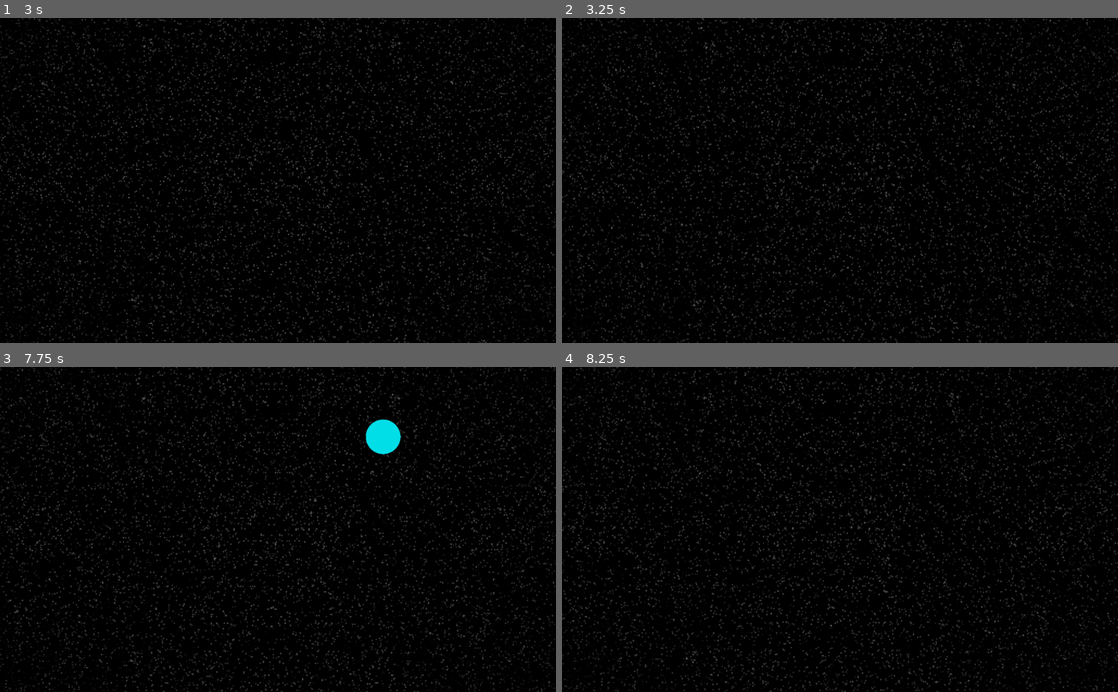
Above: before the commit, frames 1-4 (two rows, left to right).
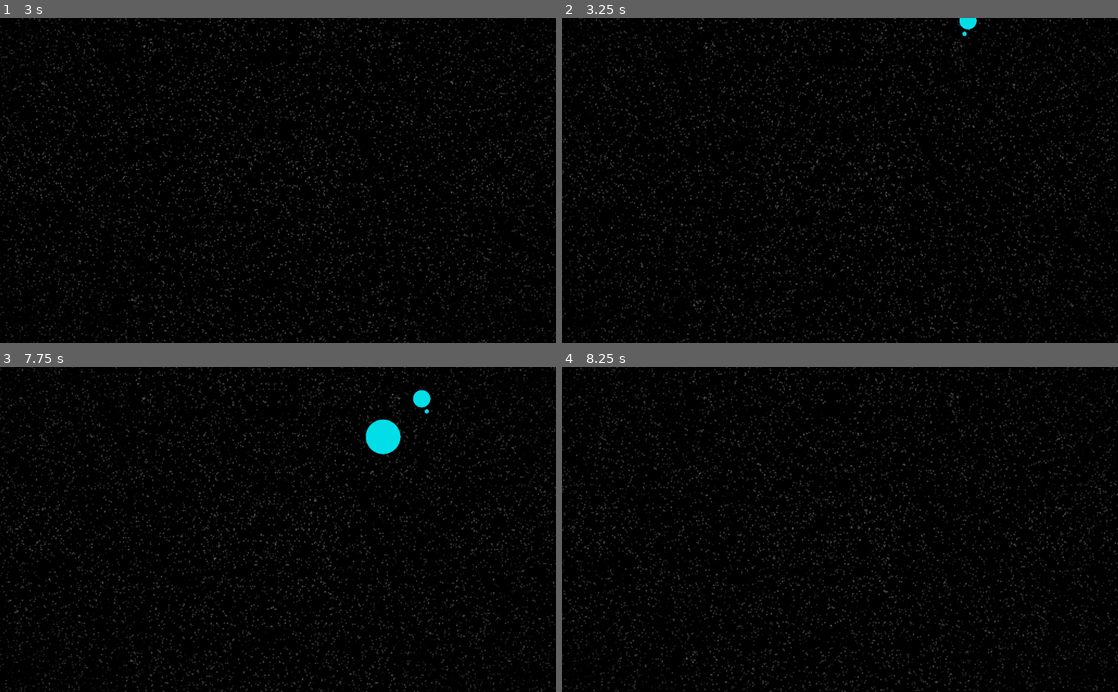
Above: after the commit, the same moments.

Repository: Neerti/AutonomyGame
Game: Godot game, scene res://Main.tscn
Same seed, same stepped clock (60 frames per second), same inputs: the game is played once before the commit and once after it.
Inputs:
- Up to frame 1 (3 s): tap Enter at 0.5 s; hold Right (ui_right) 0.53-1.28 s; hold Page Up (zoom_in) 0.53-1.28 s; hold Down (ui_down) 1.28-2.03 s; tap Page Down (zoom_out) at 1.35, 2.85 s; hold Right (ui_right) 2.03-2.78 s; hold Page Up (zoom_in) 2.03-2.78 s; hold Up (ui_up) from 2.78 s (still down)
- Up to frame 2 (3.25 s): keep holding Up (ui_up)
- Up to frame 3 (7.75 s): release Up (ui_up) at 3.53 s; hold Page Up (zoom_in) 3.53-4.28 s; hold Left (ui_left) 3.53-5.03 s; tap Page Down (zoom_out) at 4.35, 5.85, 7.35 s; hold Down (ui_down) 5.03-5.78 s; hold Page Up (zoom_in) 5.03-5.78 s; hold Right (ui_right) 5.78-6.53 s; hold Up (ui_up) 6.53-7.28 s; hold Page Up (zoom_in) 6.53-7.28 s; hold Right (ui_right) from 7.28 s (still down)
- Up to frame 4 (8.25 s): release Right (ui_right) at 8.03 s; hold Down (ui_down) from 8.03 s (still down); hold Page Up (zoom_in) from 8.03 s (still down)

Frame 1 is identical in both runs. In frame 2, 0.1% of the frame differs, in the area x 71-75%, y 0-6%; in frame 3, 0.1%, in the area x 74-78%, y 7-15%; in frame 4, nothing differs.

Commit message:
Adds recursive Orbital generation from JSON file.

Diff:
--- a/Game/Data/default_galaxy.json
+++ b/Game/Data/default_galaxy.json
@@ -8,7 +8,19 @@
 					"distance": 0.0
 				},
 				"Earth": {
-					"distance": 1.0
+					"distance": 1.0,
+					"orbitals": {
+						"Luna": {
+							"distance": 0.1,
+							"scale" : 0.5,
+							"orbitals": {
+								"Testing": {
+									"distance": 0.05,
+									"scale" : 0.25
+								}
+							}
+						}
+					}
 				}
 			}
 		}
--- a/Game/Map.gd
+++ b/Game/Map.gd
@@ -72,6 +72,7 @@
 				new_system.add_child(new_orbital)
 
 # Builds objects which orbit systems or other orbitals.
+# TODO: Rewrite to be less copypasta.
 func build_orbital_from_dict(new_name, dict):
 	# Make the orbital object.
 	# TODO: Make this not hardcoded?
@@ -80,10 +81,16 @@
 	new_orbital.setup(new_name, dict["distance"])
 
 	# TODO: Constructor?
-#	new_orbital.orbital_distance = dict["distance"]
-	# TODO: Set initial angle.
+	if dict.has("scale"):
+		new_orbital.scale = Vector2(dict["scale"], dict["scale"])
+	if dict.has("angle"):
+		new_orbital.initial_angle = dict["angle"]
 
 	# Make orbitals, if any exist.
-#	if dict.has("orbitals"):
+	if dict.has("orbitals"):
+		var new_orbitals = dict["orbitals"]
+		for orbital in new_orbitals:
+			var new_sub_orbital = build_orbital_from_dict(orbital, new_orbitals[orbital])
+			new_orbital.add_child(new_sub_orbital)
 
 	return new_orbital
--- a/Game/Map.tscn
+++ b/Game/Map.tscn
@@ -2,6 +2,6 @@
 
 [ext_resource path="res://Map.gd" type="Script" id=1]
 
-[node name="Map" type="Node" index="0"]
+[node name="Map" type="Node"]
 
 script = ExtResource( 1 )
--- a/Game/Orbital.tscn
+++ b/Game/Orbital.tscn
@@ -6,6 +6,7 @@
 [node name="Orbiter" type="Position2D" index="0"]
 
 script = ExtResource( 1 )
+_sections_unfolded = [ "Transform" ]
 retrograde = false
 orbital_distance = 1
 _initial_angle = null
--- a/Game/System.tscn
+++ b/Game/System.tscn
@@ -1,7 +1,10 @@
-[gd_scene format=2]
+[gd_scene load_steps=2 format=2]
+
+[ext_resource path="res://System.gd" type="Script" id=1]
 
 [node name="System" type="Position2D"]
 
+script = ExtResource( 1 )
 _sections_unfolded = [ "Transform" ]
 __meta__ = {
 "_edit_group_": true
